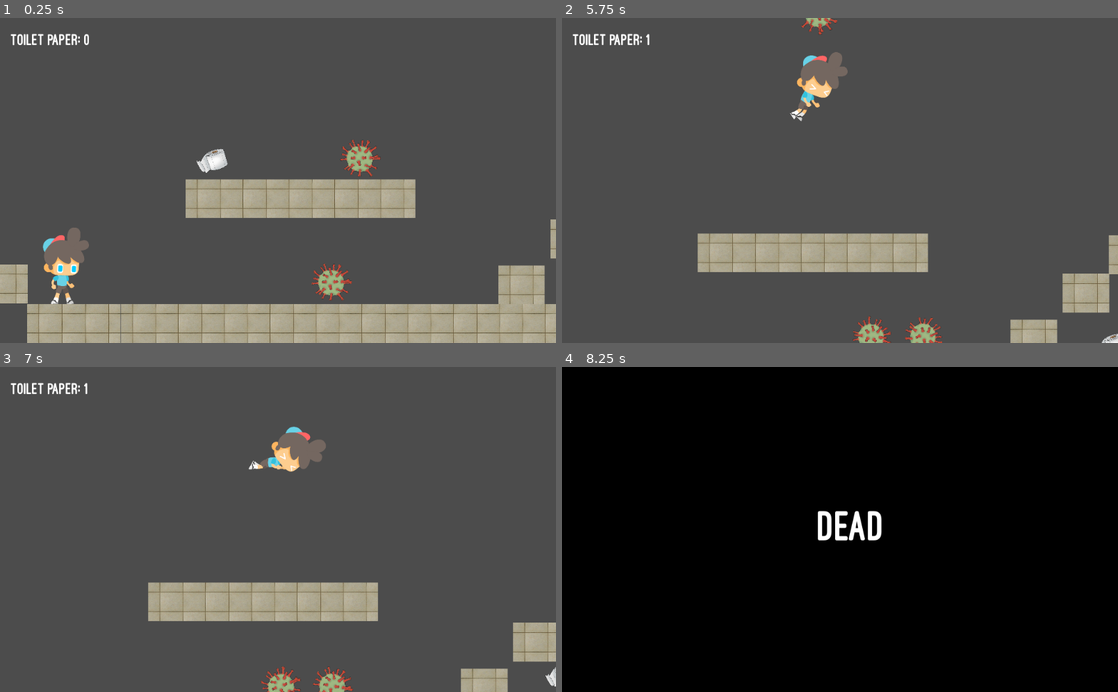
Above: before the commit, frames 1-4 (two rows, left to right).
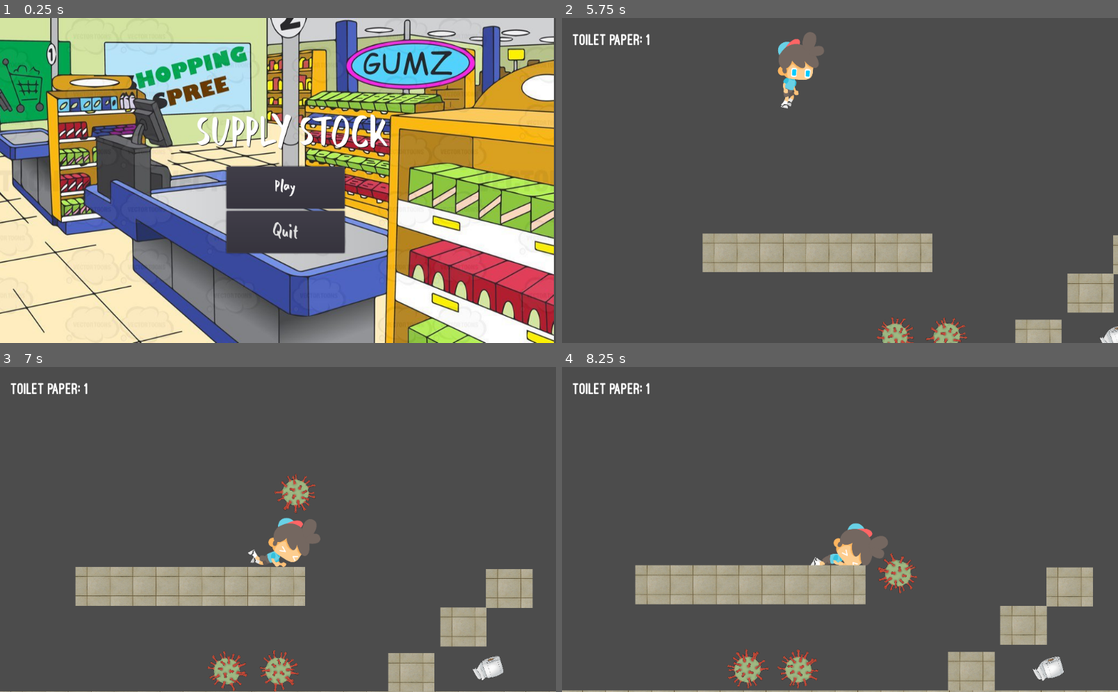
Above: after the commit, the same moments.

Repository: moomurrs/Final-Project
Game: Godot game, scene res://Scenes/MainScreen.tscn
Same seed, same stepped clock (60 frames per second), same inputs: the game is played once before the commit and once after it. Before the commit the project starts from res://Scenes/World.tscn.
Inputs (mouse positions are in pixels of both pictures, inside the frame that each line leads up to):
- Up to frame 1 (0.25 s): no input
- Up to frame 2 (5.75 s): click (845, 187) at 0.5 s, where only the run after the commit has a clickable "Play"; hold Right (ui_right) 1.28-2.78 s; tap Up (ui_up) at 1.52, 2.27, 3.77, 4.52, 5.27 s; hold Left (ui_left) 2.78-3.53 s; hold Right (ui_right) 3.53-5.03 s; hold Left (ui_left) from 5.03 s (still down)
- Up to frame 3 (7 s): release Left (ui_left) at 5.78 s; hold Right (ui_right) 5.78-6.53 s; hold Left (ui_left) from 6.53 s (still down); tap Up (ui_up) at 6.77 s
- Up to frame 4 (8.25 s): tap Up (ui_up) at 7.52 s; release Left (ui_left) at 8.03 s; hold Right (ui_right) from 8.03 s (still down)

The runs differ from the first frame. In frame 1, 92% of the frame differs, in the area x 0-100%, y 0-100%; in frame 2, 4.3%; in frame 3, 15%; in frame 4, 100%.

Commit message:
end screen with final score

Diff:
--- a/Scenes/EndScreen.tscn
+++ b/Scenes/EndScreen.tscn
@@ -1,28 +1,33 @@
-[gd_scene load_steps=11 format=2]
+[gd_scene load_steps=12 format=2]
 
-[ext_resource path="res://User Interface/QuitButton.gd" type="Script" id=1]
-[ext_resource path="res://User Interface/PlayButton.gd" type="Script" id=2]
+[ext_resource path="res://Scripts/EndScreen.gd" type="Script" id=1]
+[ext_resource path="res://Assets/OstrichSans-Heavy.otf" type="DynamicFontData" id=2]
 [ext_resource path="res://User Interface/QuitButton.tscn" type="PackedScene" id=3]
 [ext_resource path="res://User Interface/Title.tscn" type="PackedScene" id=4]
 [ext_resource path="res://User Interface/PlayButton.tscn" type="PackedScene" id=5]
 [ext_resource path="res://Assets/GroceryMenu.jpg" type="Texture" id=6]
 [ext_resource path="res://our-story-begins/Our Story Begins Free/Our Story Begins FREE.otf" type="DynamicFontData" id=7]
 
-[sub_resource type="DynamicFont" id=2]
+[sub_resource type="DynamicFont" id=1]
 size = 30
 font_data = ExtResource( 7 )
 
-[sub_resource type="DynamicFont" id=3]
+[sub_resource type="DynamicFont" id=2]
 size = 38
 font_data = ExtResource( 7 )
 
+[sub_resource type="DynamicFont" id=3]
+size = 70
+font_data = ExtResource( 7 )
+
 [sub_resource type="DynamicFont" id=4]
-size = 40
-font_data = ExtResource( 7 )
+size = 50
+font_data = ExtResource( 2 )
 
 [node name="EndScreen" type="Control"]
 anchor_right = 1.0
 anchor_bottom = 1.0
+script = ExtResource( 1 )
 __meta__ = {
 "_edit_use_anchors_": false
 }
@@ -51,42 +56,32 @@
 "_edit_use_anchors_": false
 }
 
-[node name="Play" type="Button" parent="Menu" instance=ExtResource( 5 )]
-margin_right = 218.0
-margin_bottom = 78.0
-size_flags_horizontal = 3
-size_flags_vertical = 3
-custom_fonts/font = SubResource( 2 )
+[node name="Play" parent="Menu" instance=ExtResource( 5 )]
+custom_fonts/font = SubResource( 1 )
 custom_colors/font_color_disabled = Color( 1, 0.92549, 0.92549, 1 )
 custom_colors/font_color = Color( 0.996078, 0.996078, 0.996078, 1 )
 custom_colors/font_color_hover = Color( 0.984314, 0.960784, 0.960784, 1 )
-text = "Play"
-script = ExtResource( 2 )
+
+[node name="Quit" parent="Menu" instance=ExtResource( 3 )]
+custom_fonts/font = SubResource( 2 )
+
+[node name="Title" parent="." instance=ExtResource( 4 )]
+margin_left = -210.282
+margin_top = 180.161
+margin_right = 279.718
+margin_bottom = 228.161
+custom_fonts/font = SubResource( 3 )
+custom_colors/font_color = Color( 1, 1, 1, 1 )
+custom_colors/font_color_shadow = Color( 0, 0, 0, 1 )
+text = "Thanks for playing!"
+
+[node name="Score" type="Label" parent="."]
+margin_left = 379.0
+margin_top = 465.0
+margin_right = 675.0
+margin_bottom = 523.0
+custom_fonts/font = SubResource( 4 )
+custom_colors/font_color = Color( 1, 1, 1, 1 )
 __meta__ = {
 "_edit_use_anchors_": false
 }
-next_scene_path = "res://Scenes/World.tscn"
-
-[node name="Quit" type="Button" parent="Menu" instance=ExtResource( 3 )]
-margin_top = 82.0
-margin_right = 218.0
-margin_bottom = 160.0
-size_flags_horizontal = 3
-size_flags_vertical = 3
-custom_fonts/font = SubResource( 3 )
-text = "Quit"
-script = ExtResource( 1 )
-__meta__ = {
-"_edit_use_anchors_": false
-}
-
-[node name="Title" parent="." instance=ExtResource( 4 )]
-margin_left = -121.932
-margin_top = 180.161
-margin_right = 160.068
-margin_bottom = 213.161
-custom_fonts/font = SubResource( 4 )
-custom_colors/font_color = Color( 0, 0, 0, 1 )
-text = "Thanks for playing!"
-[connection signal="button_up" from="Menu/Play" to="Menu/Play" method="_on_button_up"]
-[connection signal="button_up" from="Menu/Quit" to="Menu/Quit" method="_on_button_up"]
--- a/Scenes/MainScreen.tscn
+++ b/Scenes/MainScreen.tscn
@@ -7,7 +7,7 @@
 [ext_resource path="res://our-story-begins/Our Story Begins Free/Our Story Begins FREE.otf" type="DynamicFontData" id=5]
 
 [sub_resource type="DynamicFont" id=1]
-size = 50
+size = 80
 outline_color = Color( 0.0588235, 0.0509804, 0.0509804, 1 )
 use_mipmaps = true
 font_data = ExtResource( 5 )
@@ -39,12 +39,14 @@
 }
 
 [node name="Title" parent="." instance=ExtResource( 3 )]
-margin_left = -94.0
-margin_top = 190.0
-margin_right = 127.0
-margin_bottom = 223.0
+margin_left = -153.85
+margin_top = 169.1
+margin_right = 200.15
+margin_bottom = 228.1
 custom_fonts/font = SubResource( 1 )
-custom_colors/font_color = Color( 0, 0, 0, 1 )
+custom_colors/font_color = Color( 1, 1, 1, 1 )
+custom_colors/font_outline_modulate = Color( 0, 0, 0, 1 )
+custom_colors/font_color_shadow = Color( 0, 0, 0, 1 )
 
 [node name="Menu" type="VBoxContainer" parent="."]
 anchor_left = 0.5
--- /dev/null
+++ b/Scripts/EndScreen.gd
@@ -0,0 +1,6 @@
+extends Control
+
+
+func _ready():
+	var score = get_node("/root/Global").getScore()
+	$Score.text = "TP Collected: " + str(score)
--- a/Scripts/Player.gd
+++ b/Scripts/Player.gd
@@ -91,7 +91,7 @@
 
 func _on_Timer_timeout():
 	# call death screen
-	get_tree().change_scene("res://Scenes/Death.tscn")
+	get_tree().change_scene("res://Scenes/EndScreen.tscn")
 
 
 
--- a/Scripts/World.gd
+++ b/Scripts/World.gd
@@ -11,8 +11,10 @@
 
 # create a new enemy every few seconds
 func _on_EnemyTimer_timeout():
+	# play sneeze sound
 	$Sounds/Sneeze.play()
 	var enemy = ENEMY.instance()
+	# instance the enemy above the player
 	enemy.position.x = $Player.position.x
 	enemy.position.y = $Player.position.y - 550
 	add_child(enemy)
--- a/project.godot
+++ b/project.godot
@@ -16,8 +16,8 @@
 [application]
 
 config/name="Final-Project"
-run/main_scene="res://Scenes/World.tscn"
-config/icon="res://icon.png"
+run/main_scene="res://Scenes/MainScreen.tscn"
+config/icon="res://Assets/virus1.png"
 
 [autoload]
 
